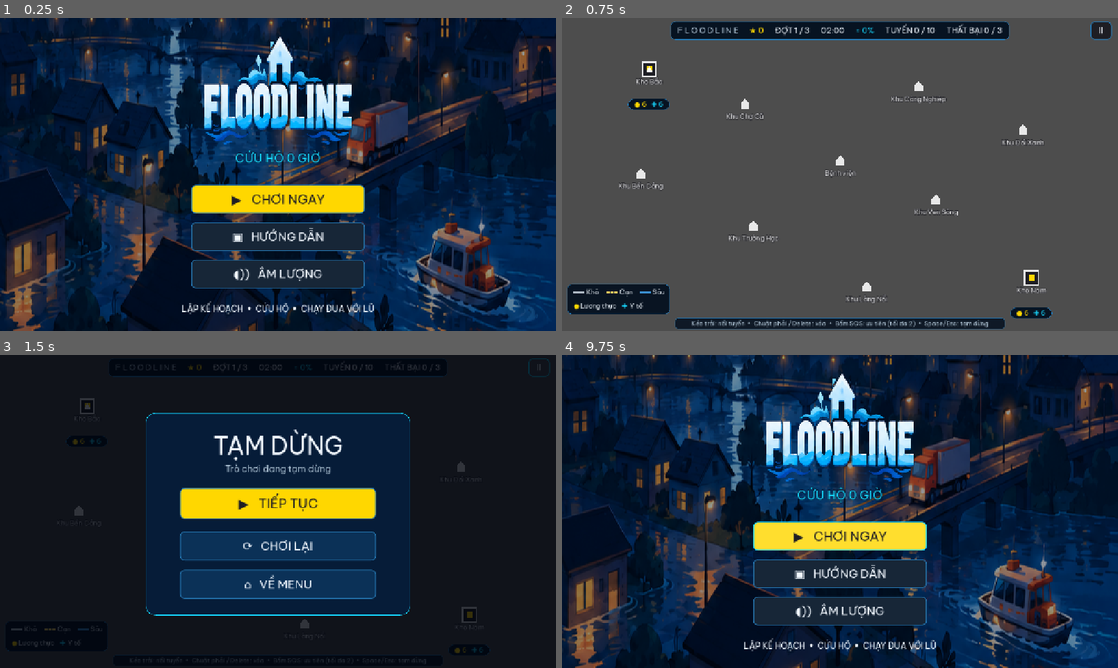
Above: before the commit, frames 1-4 (two rows, left to right).
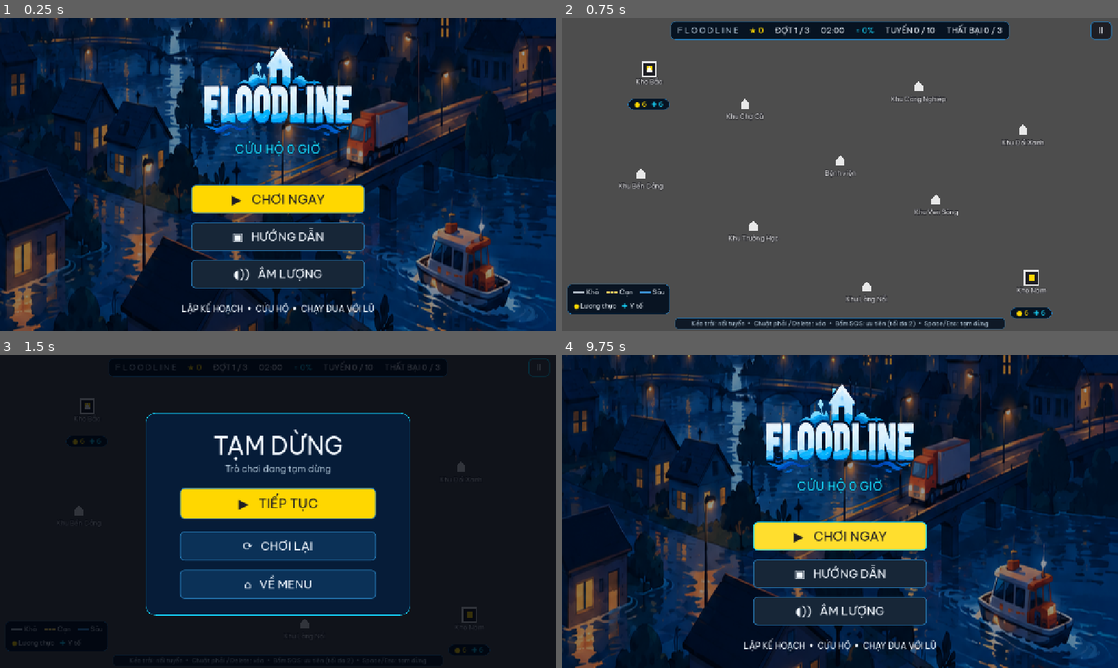
Above: after the commit, the same moments.

Repository: Phiadz/mini-rescue
Game: Godot game, scene res://game/main.tscn
Same seed, same stepped clock (60 frames per second), same inputs: the game is played once before the commit and once after it.
Inputs (mouse positions are in pixels of both pictures, inside the frame that each line leads up to):
- Up to frame 1 (0.25 s): no input
- Up to frame 2 (0.75 s): click "▶ CHƠI NGAY" at 0.5 s
- Up to frame 3 (1.5 s): click "Ⅱ" at 1.25 s
- Up to frame 4 (9.75 s): click "▶ TIẾP TỤC" at 2 s; tap Enter at 2.75, 8.75 s; move the mouse to (962, 495) at 2.77 s; hold Right 2.78-3.5 s; tap Delete at 2.85 s; click (962, 495) at 2.92 s; tap Space at 3.02, 4.25, 9.5 s; click "⟳ CHƠI LẠI" at 3.5 s; drag from (728, 527) to (812, 574) at 4.27 s; click "⌂ VỀ MENU" at 5 s; click "▣ HƯỚNG DẪN" at 5.75 s; click "‹ QUAY LẠI" at 6.5 s; click "◖)) ÂM LƯỢNG" at 7.25 s; click "QUAY LẠI" at 8 s; move the mouse to (895, 442) at 8.77 s; hold Right 8.78-9.5 s; tap T at 8.85 s; drag from (812, 574) to (673, 464) at 9.52 s

The runs differ from the first frame. In frame 1, 2.8% of the frame differs, in the area x 36-64%, y 6-48%; in frame 2, nothing differs; in frame 3, nothing differs; in frame 4, 2.8%.

Commit message:
ui: logo menu thấp hơn (82% chiều cao), dời xuống cho cân với các nút (E sửa giúp)

Diff:
--- a/ui/main_menu.gd
+++ b/ui/main_menu.gd
@@ -14,7 +14,8 @@
 
 const SCREEN_W := 1280.0
 const LOGO_W := 360.0
-const LOGO_TOP := 34.0
+const LOGO_HEIGHT_SCALE := 0.82 # logo drawn a bit shorter than its natural aspect, looks less tall above the buttons
+const LOGO_TOP := 60.0
 const BUTTON_W := 400.0
 const BUTTON_H := 66.0
 const BUTTON_GAP := 20.0
@@ -43,12 +44,12 @@
 func _build_title() -> void:
 	var logo := TextureRect.new()
 	add_child(logo)
-	var size := Vector2(LOGO_W, LOGO_W * LOGO.get_height() / LOGO.get_width())
+	var size := Vector2(LOGO_W, LOGO_W * LOGO.get_height() / LOGO.get_width() * LOGO_HEIGHT_SCALE)
 	logo.position = Vector2((SCREEN_W - size.x) / 2.0, LOGO_TOP)
 	logo.size = size
 	logo.texture = LOGO
 	logo.expand_mode = TextureRect.EXPAND_IGNORE_SIZE
-	logo.stretch_mode = TextureRect.STRETCH_KEEP_ASPECT
+	logo.stretch_mode = TextureRect.STRETCH_SCALE
 	logo.mouse_filter = Control.MOUSE_FILTER_IGNORE
 	var subtitle := Style.text(self, "CỨU HỘ 0 GIỜ", 0, LOGO_TOP + size.y + 6, SCREEN_W, 40, 28, Style.CYAN, true)
 	subtitle.add_theme_constant_override("outline_size", 6)
